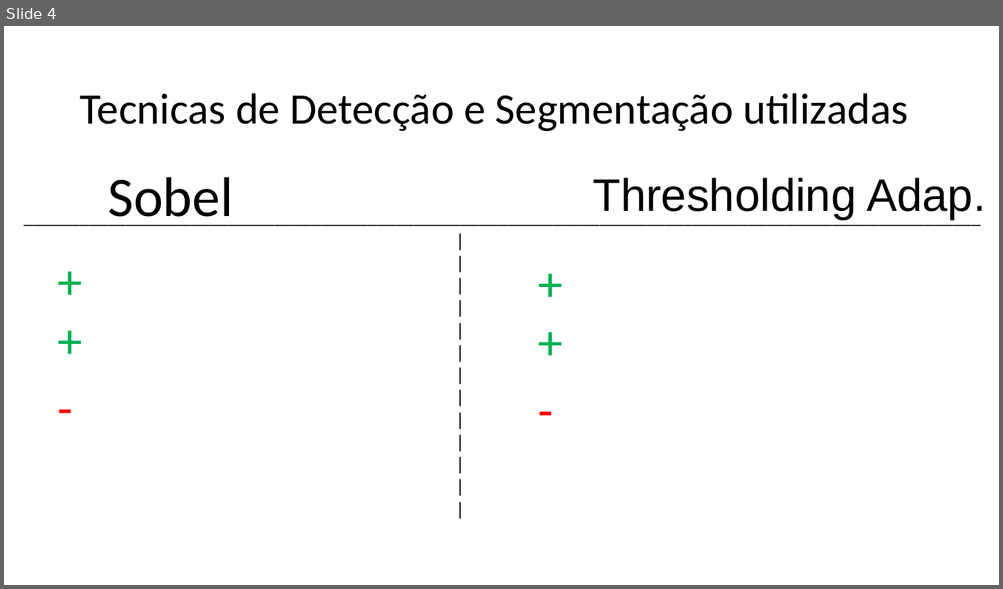
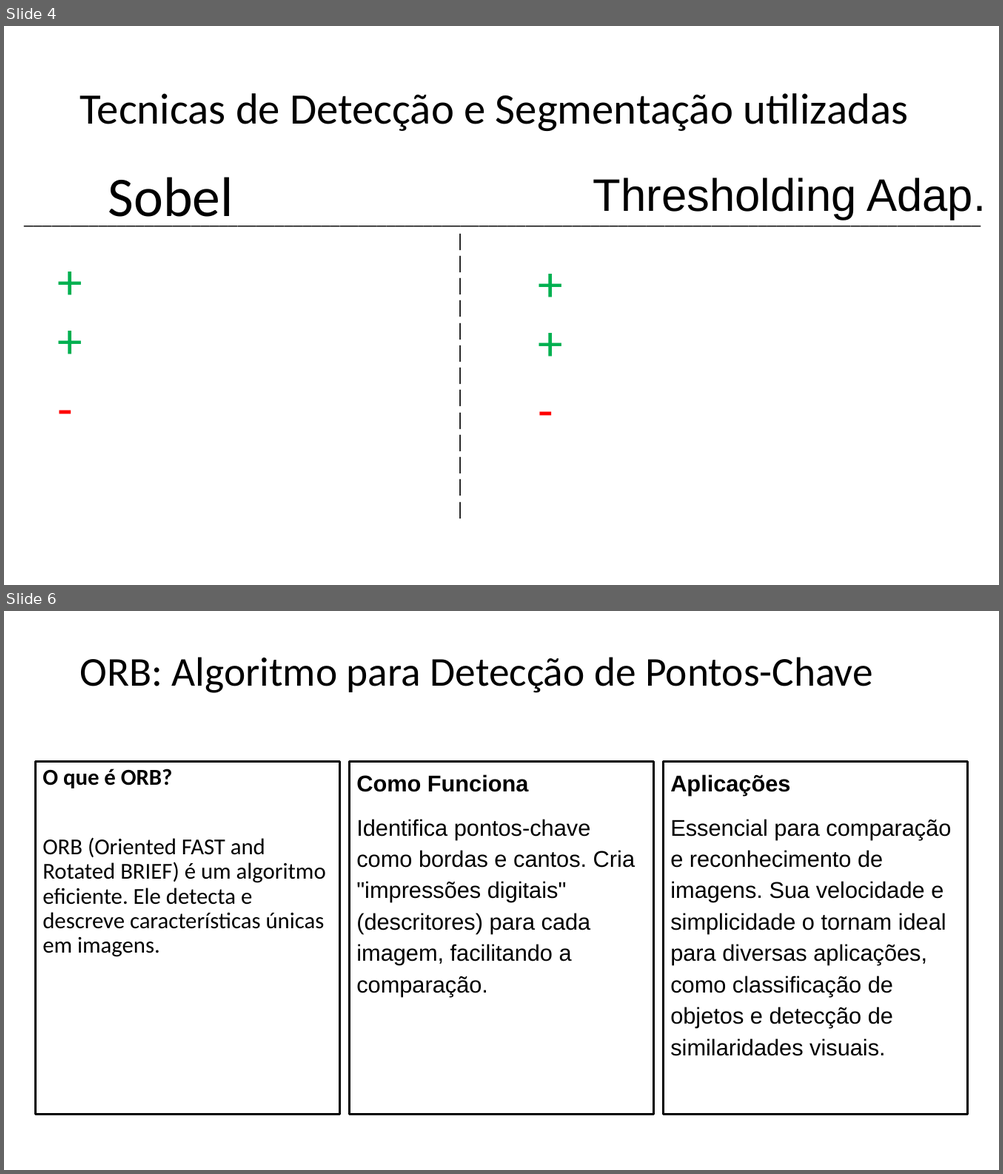
Before and after one commit to WilliamFelipeCosc/TrabalhoVisCompA1, a slide deck: Projeto Integrado de Visão Computacional e Inteligência Artificial 1.pptx. Shown one above the other, each under a label of ours: slide 4 before the commit, slides 4 and 6 after it; the slides between them are not shown. The pictures are 1003x589 and 1003x1174 pixels, drawn with LibreOffice and Linux fonts; fonts in the diff are those of the drawing. Boxes give left, top, right and bottom in pixels: in the first picture for what was removed or moved away, otherwise in the second. Text is boxed around its words. In the diff, an @@ line names an element or a change of style, - is before the commit and + after.

```diff
--- a/Projeto Integrado de Visão Computacional e Inteligência Artificial 1.pptx
+++ b/Projeto Integrado de Visão Computacional e Inteligência Artificial 1.pptx
@@ slide 6 added at bbox=[4, 611, 999, 1170], background #FFFFFF @@
@@ title added at bbox=[79, 657, 873, 693], 39.6 pt, text #000000 @@
+ORB: Algoritmo para Detecção de Pontos-Chave
@@ text added at bbox=[35, 762, 340, 1116], outline #000000 2.25 pt, 22 pt, text #000000 @@
+O que é ORB?
+ORB (Oriented FAST and Rotated BRIEF) é um algoritmo eficiente. Ele detecta e descreve características únicas em imagens.
@@ text added at bbox=[350, 762, 654, 1116], outline #000000 2.25 pt, 22 pt, text #000000 @@
+Como Funciona
+Identifica pontos-chave como bordas e cantos. Cria "impressões digitais" (descritores) para cada imagem, facilitando a comparação.
@@ text added at bbox=[663, 762, 967, 1116], outline #000000 2.25 pt, 22 pt, text #000000 @@
+Aplicações
+Essencial para comparação e reconhecimento de imagens. Sua velocidade e simplicidade o tornam ideal para diversas aplicações, como classificação de objetos e detecção de similaridades visuais.
```
Also in this commit, not shown: 2 slides changed, 1 other slide added, 1 slide removed, 3 other files.
